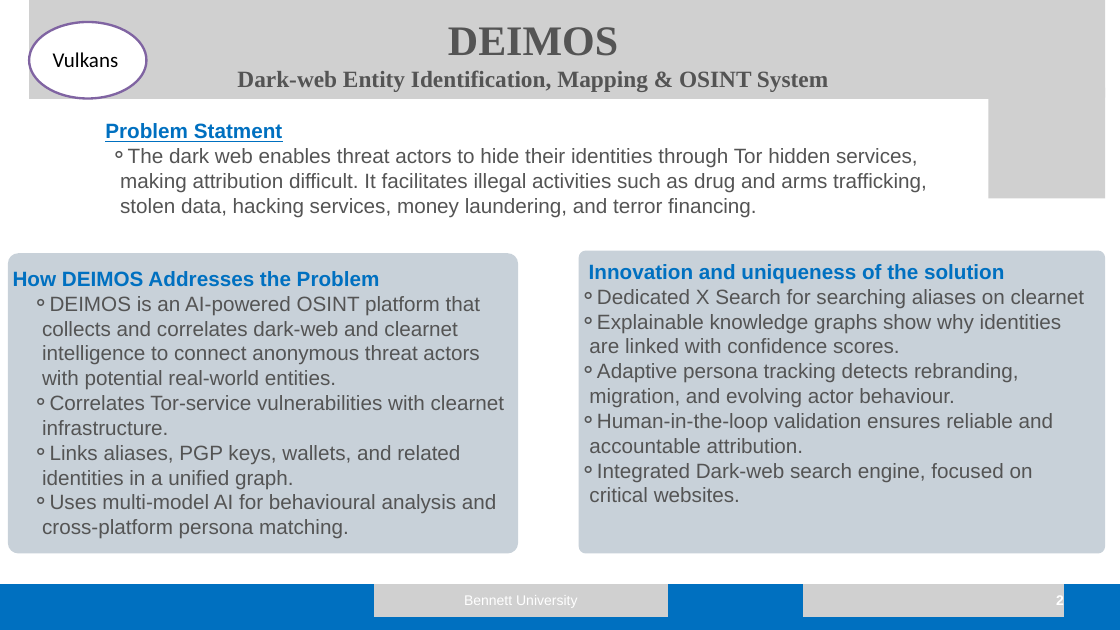
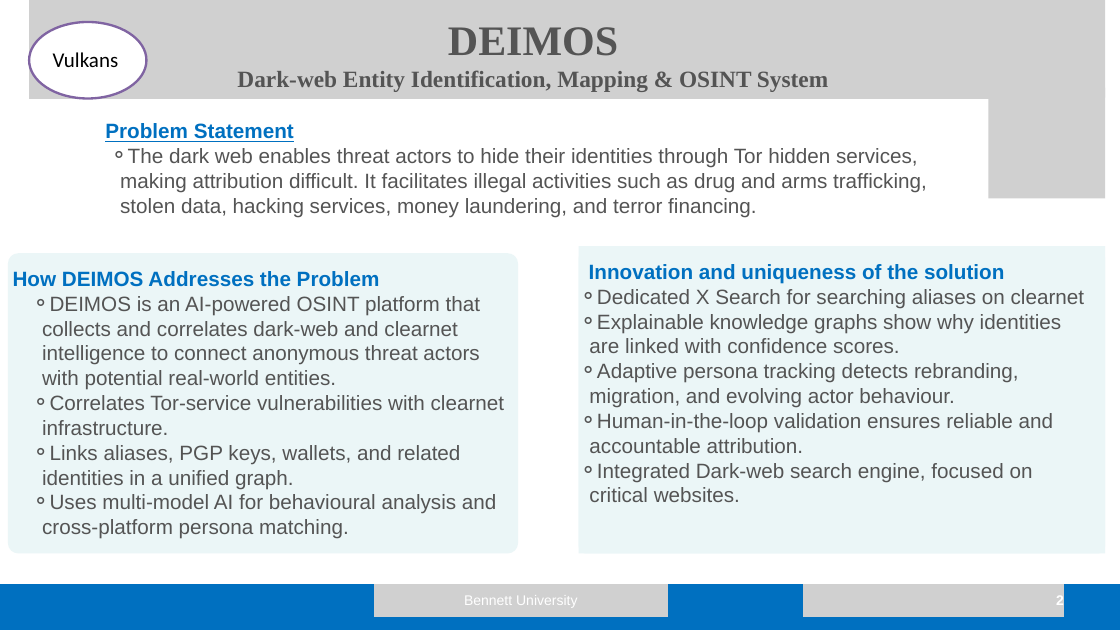
Before and after one commit to bhvym-sudo/DEIMOS, a slide deck: slide 2 of SIH presentation.pptx. Drawn at 1120x630 pixels with LibreOffice and Linux fonts; fonts in the diff are those of the drawing; grey boxes stand for pictures. Boxes give left, top, right and bottom in pixels: in the first picture for what was removed or moved away, otherwise in the second. Text is boxed around its words. In the diff, an @@ line names an element or a change of style, - is before the commit and + after.

```diff
--- a/SIH presentation.pptx
+++ b/SIH presentation.pptx
@@ text at [105, 123, 294, 142]: text changed @@
-  Problem Statment
+  Problem Statement
@@ freeform shape at [8, 253, 518, 553]: fill #C8D1D9 to #EBF6F7 @@
@@ freeform shape at [578, 250, 1105, 553]: fill #C8D1D9 to #EBF6F7 @@
@@ rectangle added at [578, 246, 1105, 554], fill #EBF6F7 @@
```
Also in this commit, not shown: 2 other slides changed, 9 other files.
